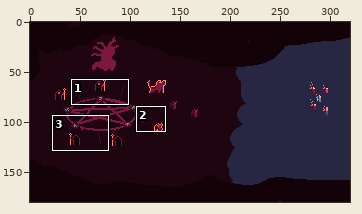
One commit to this pixel-art file: SourceAssets/Mockups/mockups2.aseprite. The first picture is a wide view before the edit; the outline marks the close-up.
Close-up. As it was:
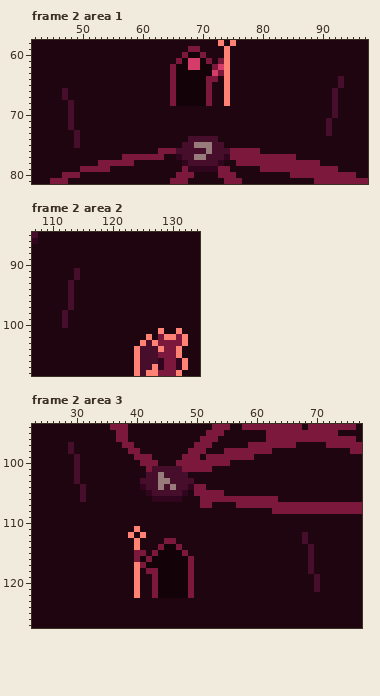
320x180 pixels, 3 frames. Colours within 5 levels of each other are drawn and written as one. Shown: frame 2 area 1: x 42..97, y 58..81; frame 2 area 2: x 107..134, y 85..108; frame 2 area 3: x 23..77, y 94..127. The commit also changed other frames or places, which this record leaves out.
Once edited:
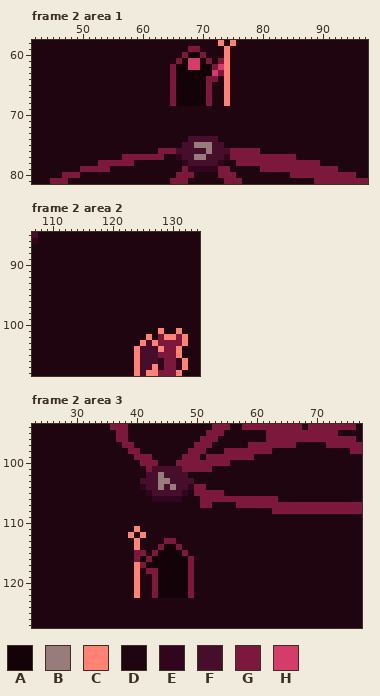
Palette (. is transparent): A #130208  B #987b7b  C #ff8274  D #1f0510  E #31051e  F #460e2b  G #7c183c  H #d53c6a
What changed:
layer "Layer 4 Copy" now hidden
Frame 2 area 1:
Colour F becomes colour D in rows 64 to 65 at x 93; in rows 66 to 67 at x 47 and 92; in rows 68 to 70 at x 48 and 92; in rows 71 to 72 at x 48 and 91; in row 73 at x 49 and 91; in rows 74 to 75 at x 49.
Frame 2 area 2:
Colour F becomes colour D in rows 91 to 92 at x 114; in rows 93 to 97 at x 113; in rows 98 to 100 at x 112.
Frame 2 area 3:
Colour F becomes colour D in rows 97 to 98 at x 29; in rows 99 to 103 at x 30; in rows 104 to 106 at x 31; in rows 112 to 113 at x 68; in rows 114 to 118 at x 69; in rows 119 to 121 at x 70.
